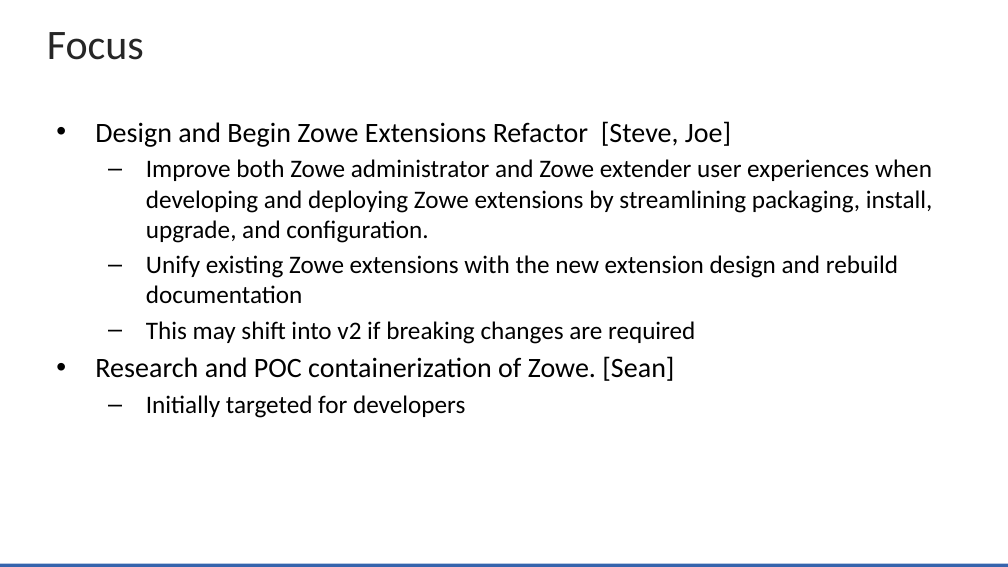
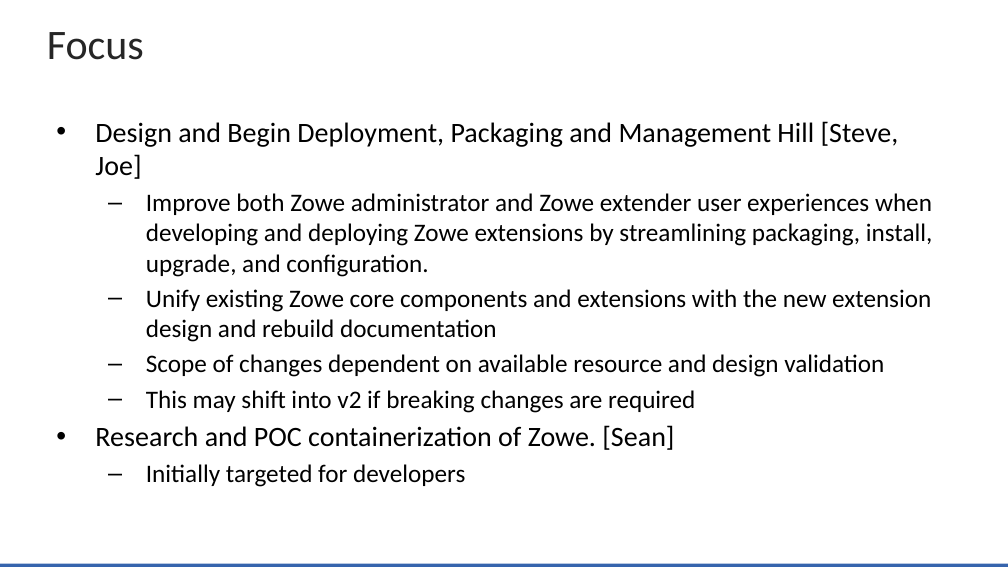
Before and after one commit to zowe/community, a slide deck: slide 27 of Project Management/20PI3 Planning/Zowe Community Squad Focus for 20PI3.pptx (slide 28 before the commit). Drawn at 1008x567 pixels with LibreOffice and Linux fonts; fonts in the diff are those of the drawing; background and template pictures are left out. Boxes give left, top, right and bottom in pixels: in the first picture for what was removed or moved away, otherwise in the second. Text is boxed around its words. In the diff, an @@ line names an element or a change of style, - is before the commit and + after.

Commit message:
Deployment update

```diff
--- a/Project Management/20PI3 Planning/Zowe Community Squad Focus for 20PI3.pptx
+++ b/Project Management/20PI3 Planning/Zowe Community Squad Focus for 20PI3.pptx
@@ text at bbox=[95, 121, 899, 179]: text changed @@
-• Design and Begin Zowe Extensions Refactor [Steve, Joe]
+• Design and Begin Deployment, Packaging and Management Hill [Steve, Joe]
@@ text at bbox=[146, 289, 931, 377]: text changed @@
-  – Unify existing Zowe extensions with the new extension design and rebuild documentation
+  – Unify existing Zowe core components and extensions with the new extension design and rebuild documentation
+  – Scope of changes dependent on available resource and design validation
```
Also in this commit, not shown: 1 other slide changed.
